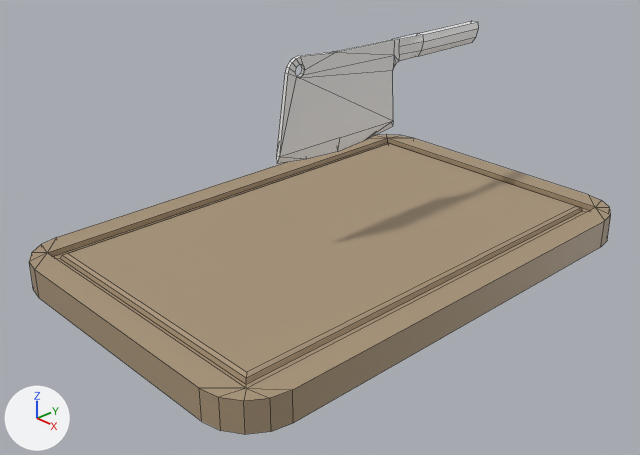
An edit to the Blender file Assets/_Le Fish/Models/Cutting.blend, drawn before and after from the same camera.
Both versions are drawn from a camera (50 mm lens) standing at (1.321, -1.295, 0.907) and looking at (0.023, -0.073, 0.069). Lighting does not change. The marker at lower left points along +X, +Y and +Z. Mesh edges are drawn as thin lines.

Before the edit, the objects in view are built like this:
```python
mat_material = principled_material('Material')
mat_material.base_color = (0.399, 0.299, 0.19)  # beige #a99579
me_cube = bpy.data.meshes.new('Cube')
me_cube.from_pydata(...)  # 60 vertices, 58 faces; spans x -0.4..0.4, y -0.6..0.6, z -0.034..0.034
me_cube.materials.append(mat_material)  # beige #a99579
me_cube_001 = bpy.data.meshes.new('Cube.001')
me_cube_001.from_pydata(...)  # 77 vertices, 85 faces; spans x -0.016..0.016, y -0.255..0.386, z -0.174..0.06
ob_cutting_board = bpy.data.objects.new('Cutting board', me_cube)
ob_cutting_board.location = (0.0, 0.0, 0.0)
ob_knife = bpy.data.objects.new('Knife', me_cube_001)
ob_knife.location = (0.0, 0.08, 0.396)
```
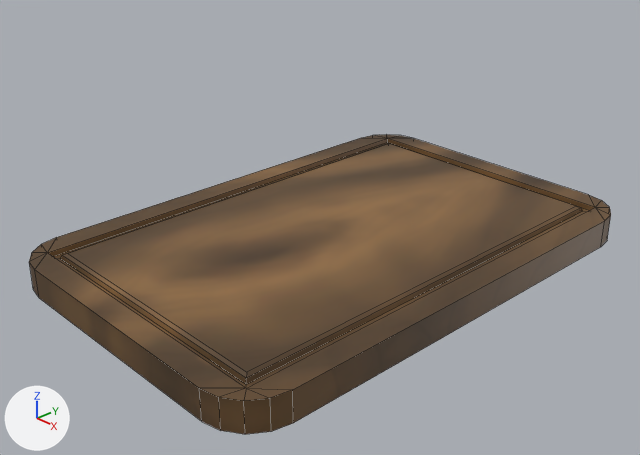
Commit message: Finished cutting board

What differs and where, as boxes [x1, y1, x2, y2] in the pictures (640 x 455 px):
'Cutting board', surface changed (beige to brown): [29, 135, 611, 434] in both
'Knife', hidden: before [276, 21, 479, 164]

The change in detail:
Picture 'Wood' (img_wood) is new.
In material 'Material' (mat_material), base_color is no longer (0.399, 0.299, 0.19), beige #a99579.
In material 'Material' (mat_material), texture is now set to img_wood.
me_cube_001 has 77 vertices, 85 faces and spans x -0.016..0.016, y -0.255..0.386, z -0.174..0.06.
me_cube_001 now uses material mat_material (picture img_wood).
Object 'Knife' (ob_knife) is now hidden.
